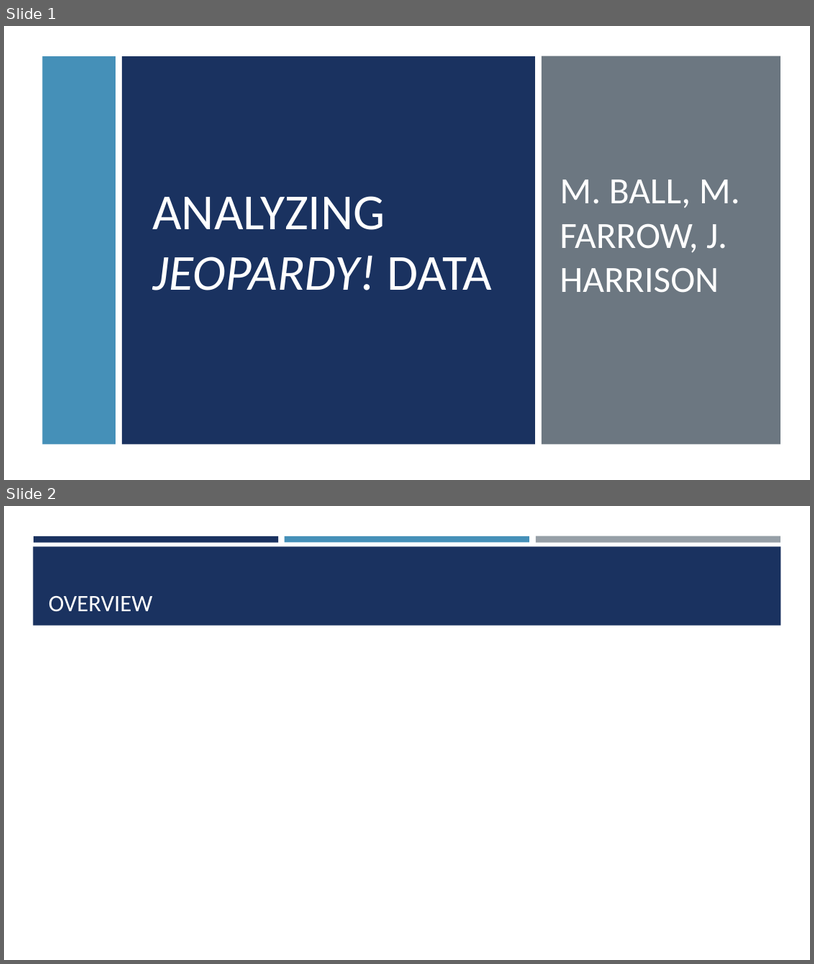
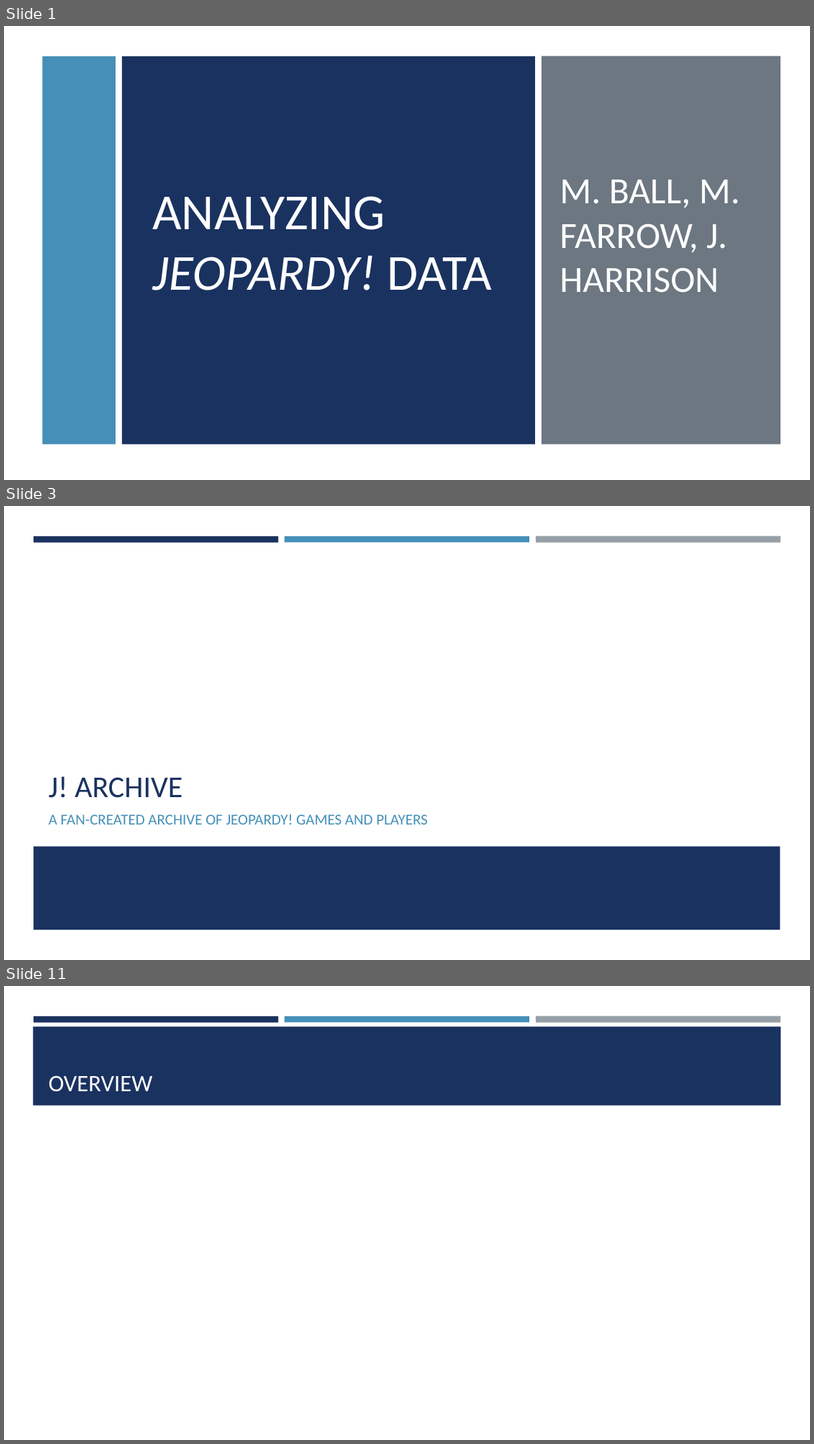
Before and after one commit to mattfarrow1/7330-term-project, a slide deck: docs/Analyzing_Jeopardy_Data.pptx. Shown one above the other, each under a label of ours: slides 1 and 2 before the commit, slides 1, 3 and 11 after it; the slides between them are not shown. The pictures are 814x964 and 814x1444 pixels, drawn with LibreOffice and Linux fonts; fonts in the diff are those of the drawing. Boxes give left, top, right and bottom in pixels: in the first picture for what was removed or moved away, otherwise in the second. Text is boxed around its words. In the diff, an @@ line names an element or a change of style, - is before the commit and + after.

Commit message:
add intro, J! archive, data collection, and mysql slides

```diff
--- a/docs/Analyzing_Jeopardy_Data.pptx
+++ b/docs/Analyzing_Jeopardy_Data.pptx
@@ slide 3 added at <box>4,506,810,960</box>, background #FFFFFF; not listed: 3 template elements that a slide beside it also shows @@
@@ title added at <box>49,776,183,798</box>, 36 pt, text #1A3260 @@
+J! ARCHIVE
@@ text added at <box>49,814,428,824</box>, 18 pt, text #4590B8 @@
+A FAN-CREATED ARCHIVE OF JEOPARDY! GAMES AND PLAYERS
@@ rectangle added at <box>34,846,781,929</box>, fill #1A3260 @@
@@ what was slide 2 is now slide 11 @@
```
Also in this commit, not shown: 8 other slides added.
